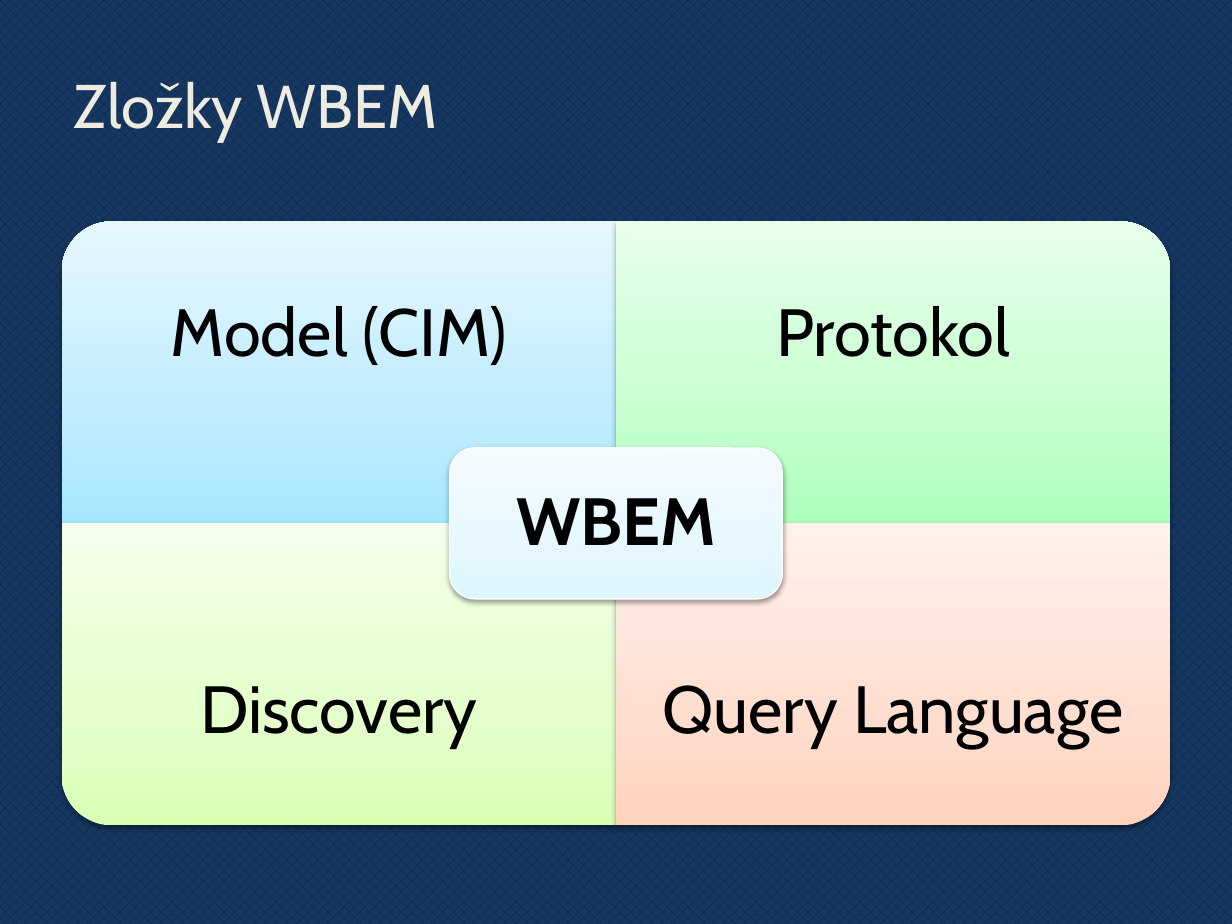
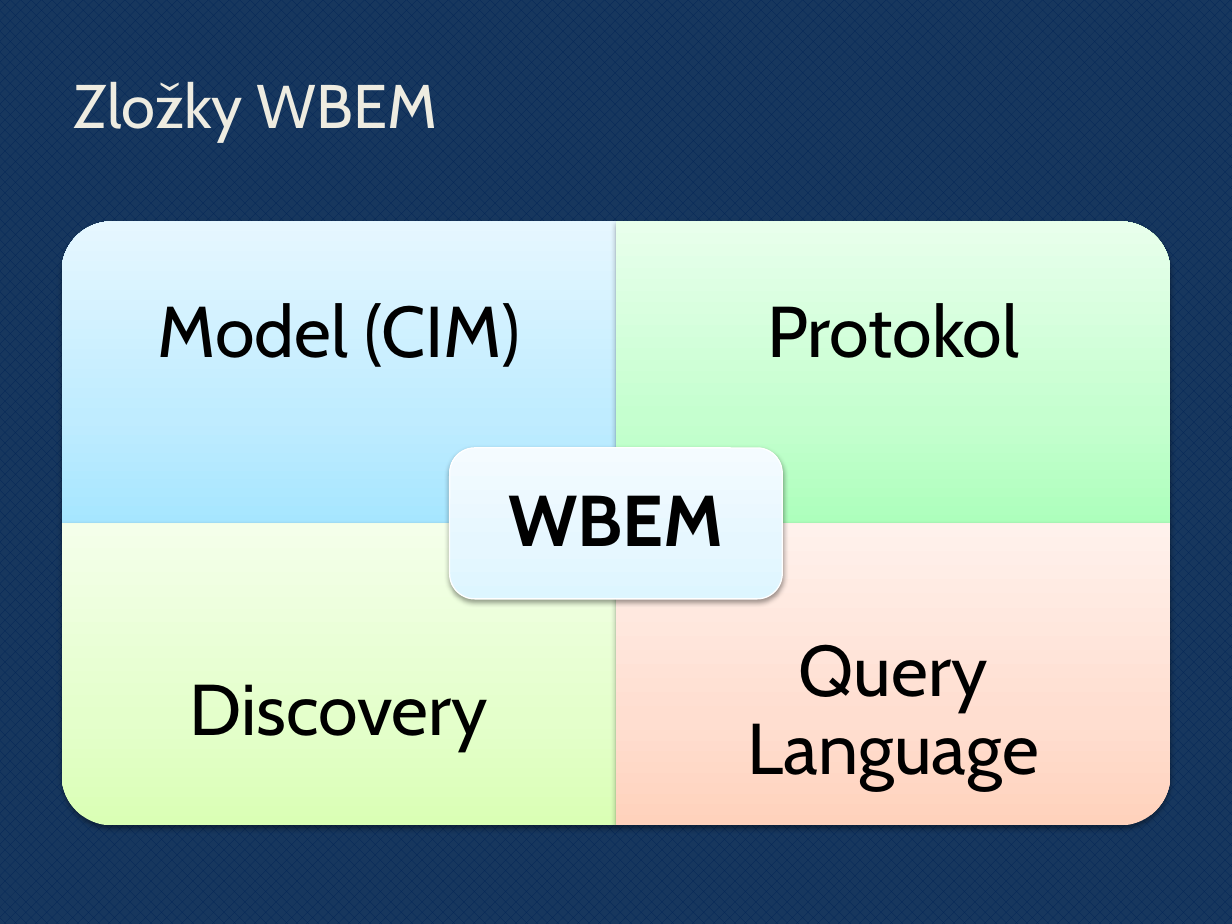
Before and after one commit to novotnyr/powershell-cvicebnica, a slide deck: slide 77 of slides/powershell.pptx. Drawn at 1232x924 pixels with LibreOffice and Linux fonts; fonts in the diff are those of the drawing; background and template pictures are left out. Boxes give left, top, right and bottom in pixels: in the first picture for what was removed or moved away, otherwise in the second. Text is boxed around its words. In the diff, an @@ line names an element or a change of style, - is before the commit and + after.

```diff
--- a/slides/powershell.pptx
+++ b/slides/powershell.pptx
@@ size 39 to 42 pt; more space between paragraphs in 5 elements at (158,303,520,367), (767,303,1019,358), (189,684,488,751), (748,644,1039,790), (509,495,724,546) @@
```
Also in this commit, not shown: 19 other slides changed, 2 slides added, 1 slide removed, 1 other file.
